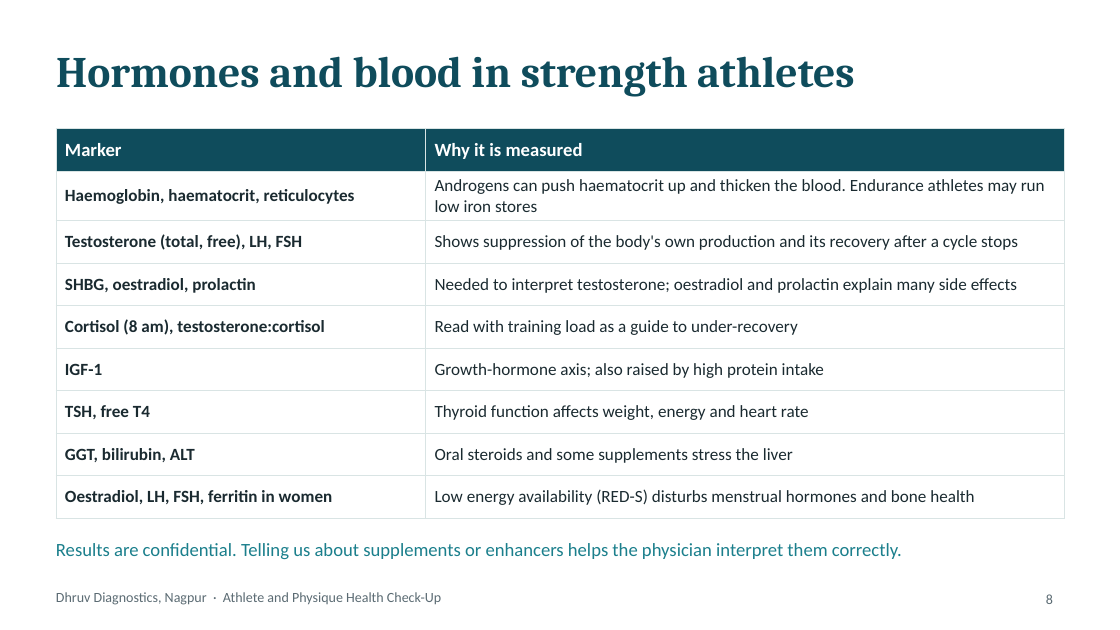
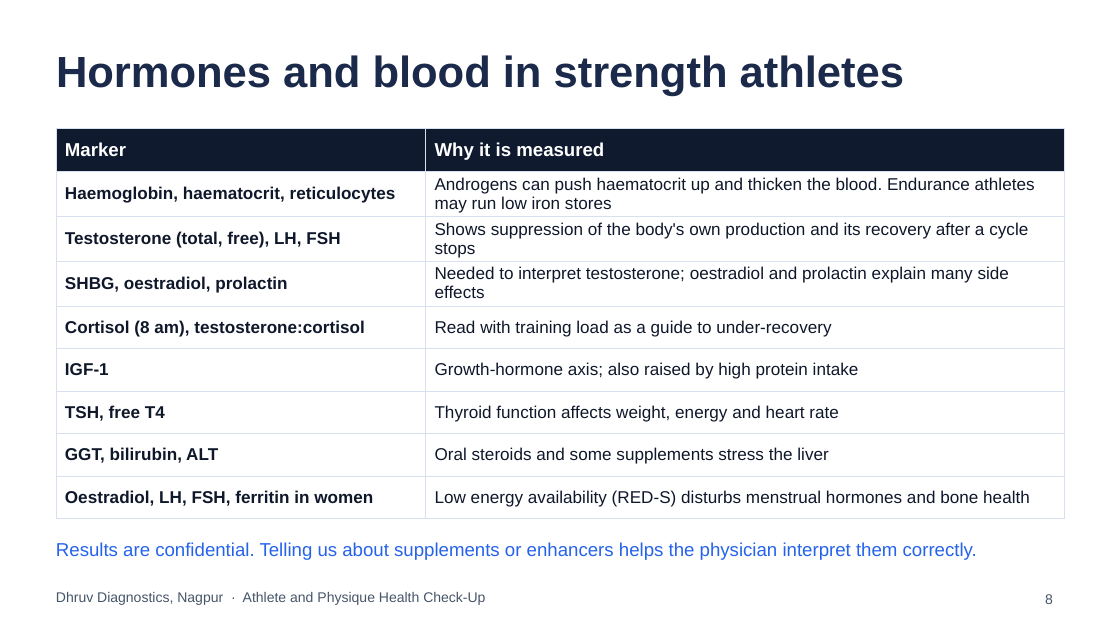
Before and after one commit to Ani6/BlisteringBlockchain, a slide deck: slide 8 of dhruv-athlete-healthcheck/Dhruv_Athlete_Physique_HealthCheck_Deck.pptx. Drawn at 1120x630 pixels with LibreOffice and Linux fonts; fonts in the diff are those of the drawing. Boxes give left, top, right and bottom in pixels: in the first picture for what was removed or moved away, otherwise in the second. Text is boxed around its words. In the diff, an @@ line names an element or a change of style, - is before the commit and + after.

```diff
--- a/dhruv-athlete-healthcheck/Dhruv_Athlete_Physique_HealthCheck_Deck.pptx
+++ b/dhruv-athlete-healthcheck/Dhruv_Athlete_Physique_HealthCheck_Deck.pptx
@@ title "Hormones and blood in strength ..." at box(56, 55, 904, 96): font Cambria to Arial, text colour #0F4C5C to #1B2A4A @@
@@ table at box(56, 129, 1064, 511) @@
@@ fill #0F4C5C to #0F1A2E in row 1 @@
@@ font Calibri to Arial, text colour #1A2A30 to #0F172A @@
@@ borders changed @@
@@ text "Results are confidential. Telling us ..." at box(56, 542, 977, 560): font Calibri to Arial, text colour #1B7F8C to #2563EB @@
@@ text "Dhruv Diagnostics, Nagpur · Athlete ..." at box(56, 592, 485, 605): font Calibri to Arial, text colour #5B6B73 to #475569 @@
@@ page number at box(1045, 594, 1053, 604): font Calibri to Arial, text colour #5B6B73 to #475569 @@
```
Also in this commit, not shown: 14 other slides changed, 1 slide added, 1 slide removed, 18 other files.
